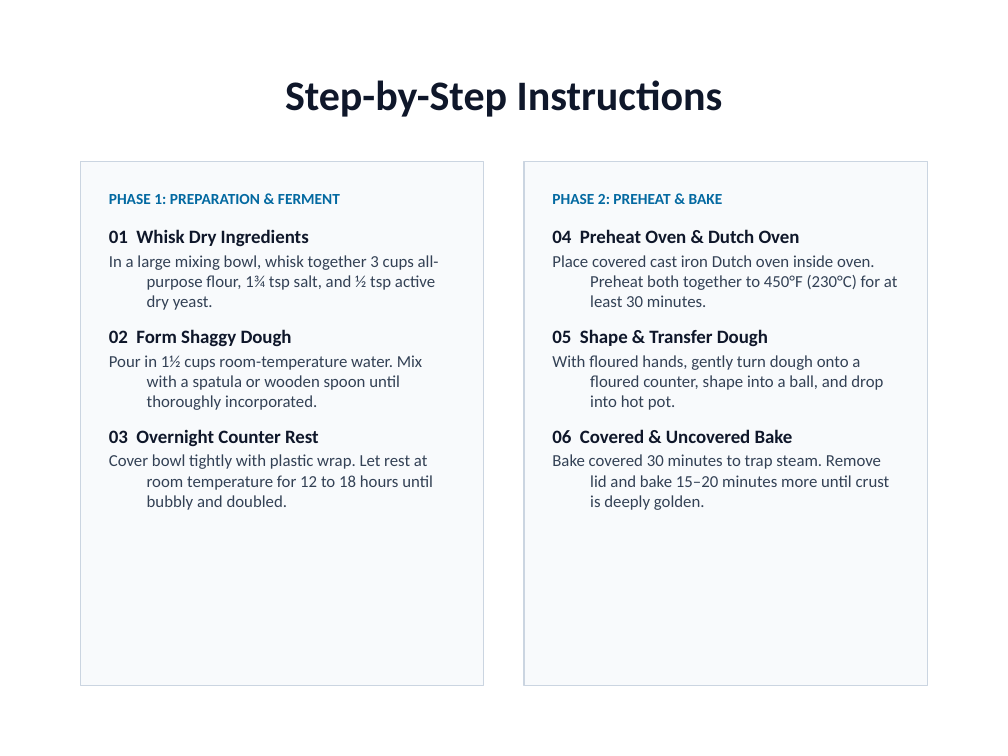
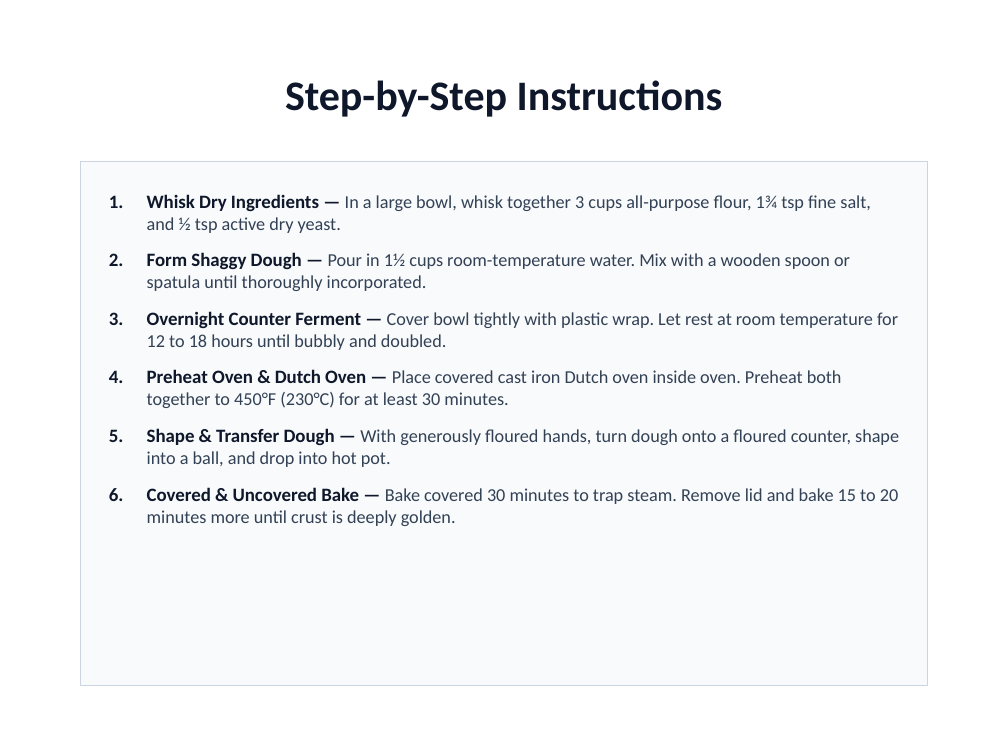
Before and after one commit to ThirstyHead/pptx-a11y, a slide deck: slide 4 of examples/No Knead Bread.pptx. Drawn at 1008x756 pixels with LibreOffice and Linux fonts; fonts in the diff are those of the drawing. Boxes give left, top, right and bottom in pixels: in the first picture for what was removed or moved away, otherwise in the second. Text is boxed around its words. In the diff, an @@ line names an element or a change of style, - is before the commit and + after.

```diff
--- a/examples/No Knead Bread.pptx
+++ b/examples/No Knead Bread.pptx
@@ text "Whisk Dry Ingredients — In ...": place and size @@
-text "Whisk Dry Ingredients — In ..." at [81, 161, 484, 685]
+text "Whisk Dry Ingredients — In ..." at [81, 161, 927, 685]
@@ text removed at [524, 161, 927, 685] @@
-PHASE 2: PREHEAT & BAKE
-04 Preheat Oven & Dutch Oven
-Place covered cast iron Dutch oven inside oven. Preheat both together to 450°F (230°C) for at least 30 minutes.
-05 Shape & Transfer Dough
-With floured hands, gently turn dough onto a floured counter, shape into a ball, and drop into hot pot.
-06 Covered & Uncovered Bake
-Bake covered 30 minutes to trap steam. Remove lid and bake 15–20 minutes more until crust is deeply golden.
@@ text at [147, 194, 899, 526]: text changed; size 12 to 13 pt @@
-PHASE 1: PREPARATION & FERMENT
-01 Whisk Dry Ingredients
-In a large mixing bowl, whisk together 3 cups all-purpose flour, 1¾ tsp salt, and ½ tsp active dry yeast.
-02 Form Shaggy Dough
-Pour in 1½ cups room-temperature water. Mix with a spatula or wooden spoon until thoroughly incorporated.
-03 Overnight Counter Rest
-Cover bowl tightly with plastic wrap. Let rest at room temperature for 12 to 18 hours until bubbly and doubled.
+1. Whisk Dry Ingredients — In a large bowl, whisk together 3 cups all-purpose flour, 1¾ tsp fine salt, and ½ tsp active dry yeast.
+2. Form Shaggy Dough — Pour in 1½ cups room-temperature water. Mix with a wooden spoon or spatula until thoroughly incorporated.
+3. Overnight Counter Ferment — Cover bowl tightly with plastic wrap. Let rest at room temperature for 12 to 18 hours until bubbly and doubled.
+4. Preheat Oven & Dutch Oven — Place covered cast iron Dutch oven inside oven. Preheat both together to 450°F (230°C) for at least 30 minutes.
+5. Shape & Transfer Dough — With generously floured hands, turn dough onto a floured counter, shape into a ball, and drop into hot pot.
+6. Covered & Uncovered Bake — Bake covered 30 minutes to trap steam. Remove lid and bake 15 to 20 minutes more until crust is deeply golden.
```
Also in this commit, not shown: 1 other slide changed, 2 other files.
